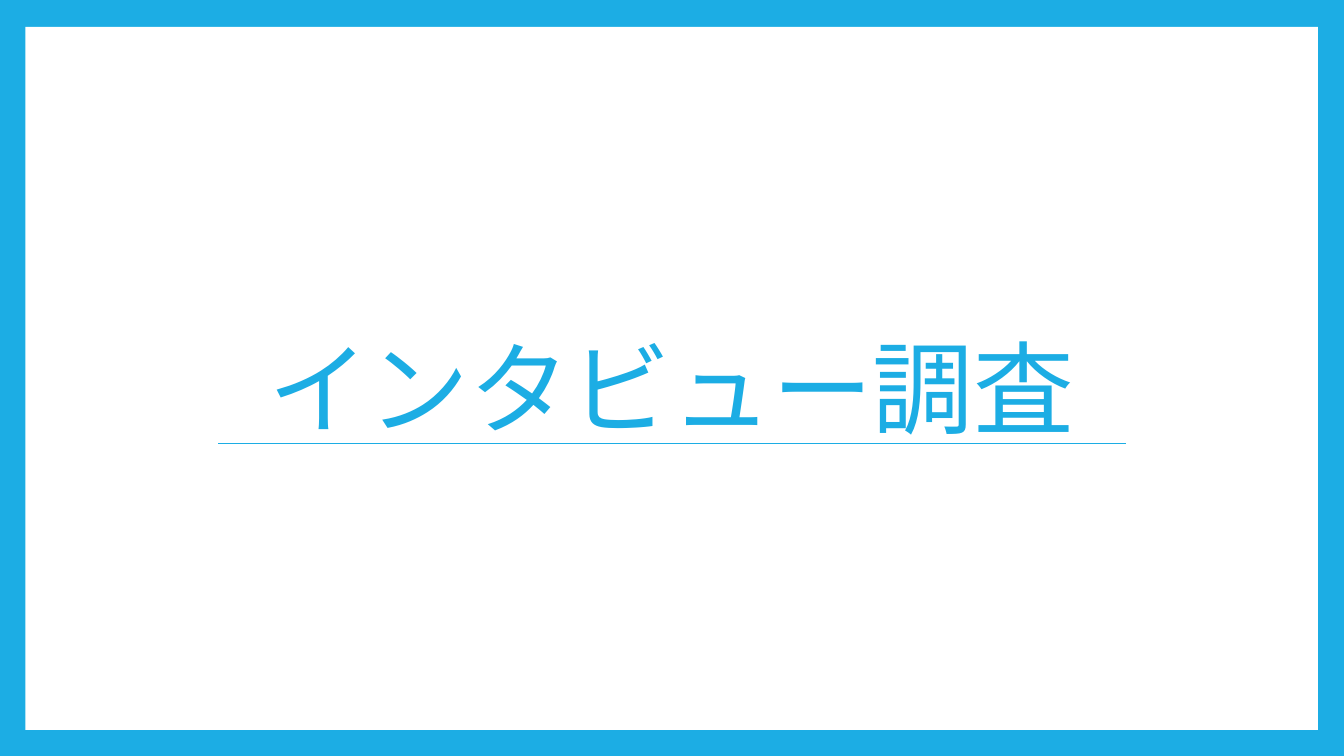
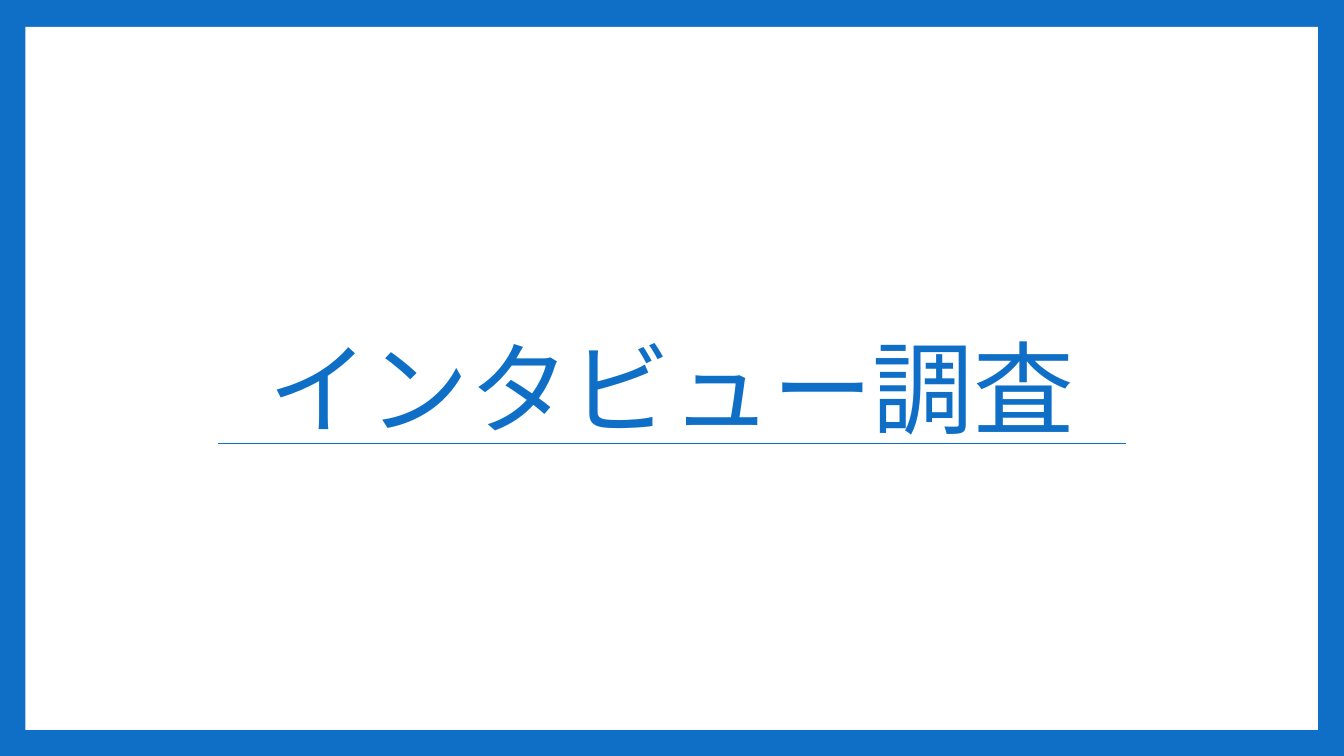
Before and after one commit to Sorarinu/ProjectP2016_F, a slide deck: slide 11 of production-idea/第2回中間発表改定２.pptx. Drawn at 1344x756 pixels with LibreOffice and Linux fonts; fonts in the diff are those of the drawing. Boxes give left, top, right and bottom in pixels: in the first picture for what was removed or moved away, otherwise in the second. Text is boxed around its words. In the diff, an @@ line names an element or a change of style, - is before the commit and + after.

```diff
--- a/production-idea/第2回中間発表改定２.pptx
+++ b/production-idea/第2回中間発表改定２.pptx
@@ background #1CADE4 to #0F6FC6 @@
@@ title "インタビュー調査" at [268, 341, 1074, 444]: text colour #1CADE4 to #0F6FC6 @@
@@ line (219, 444) - (1126, 444): stroke #1CADE4 0.79 pt to #0F6FC6 0.79 pt @@
```
Also in this commit, not shown: 14 other slides changed, 2 other files.
